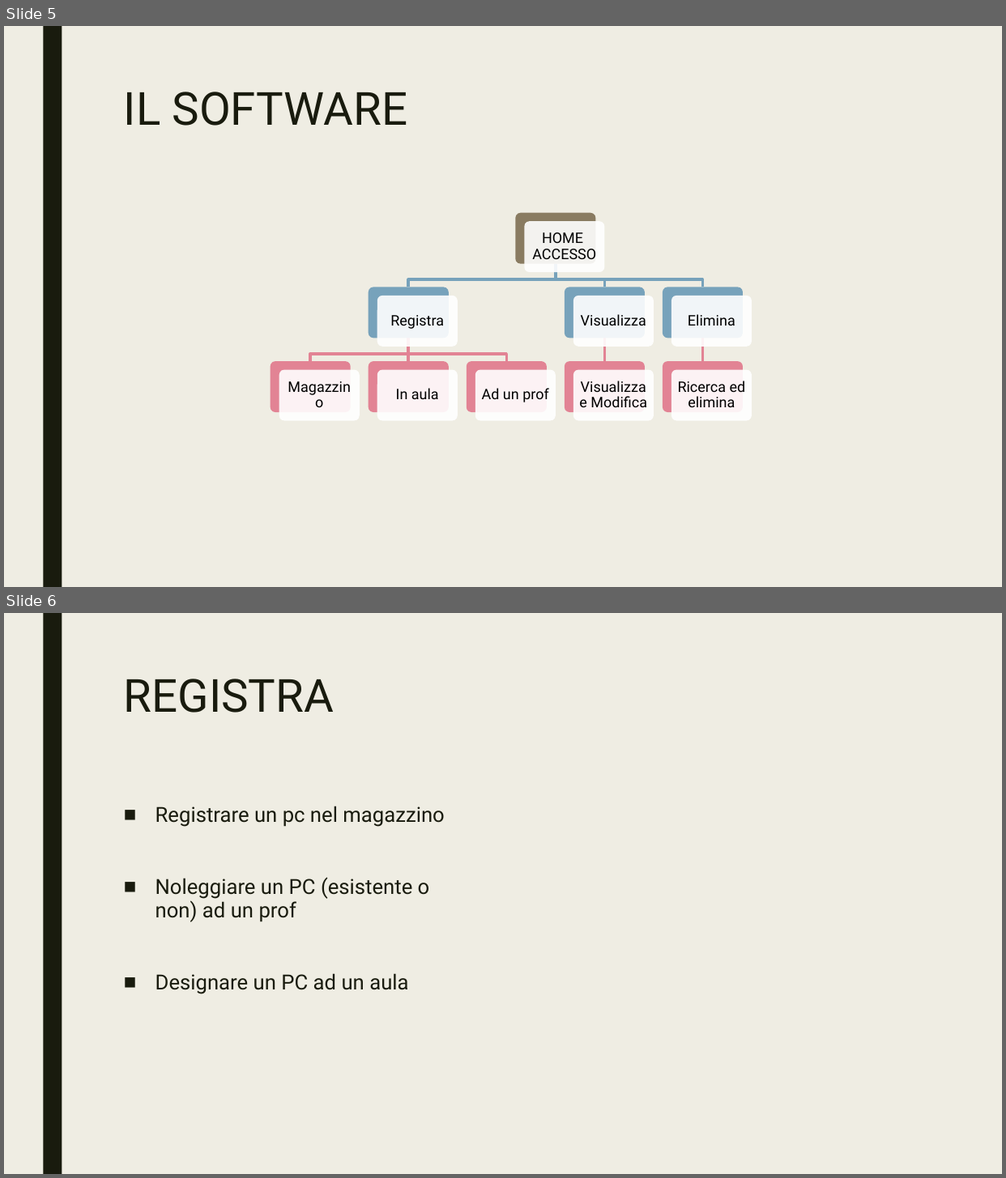
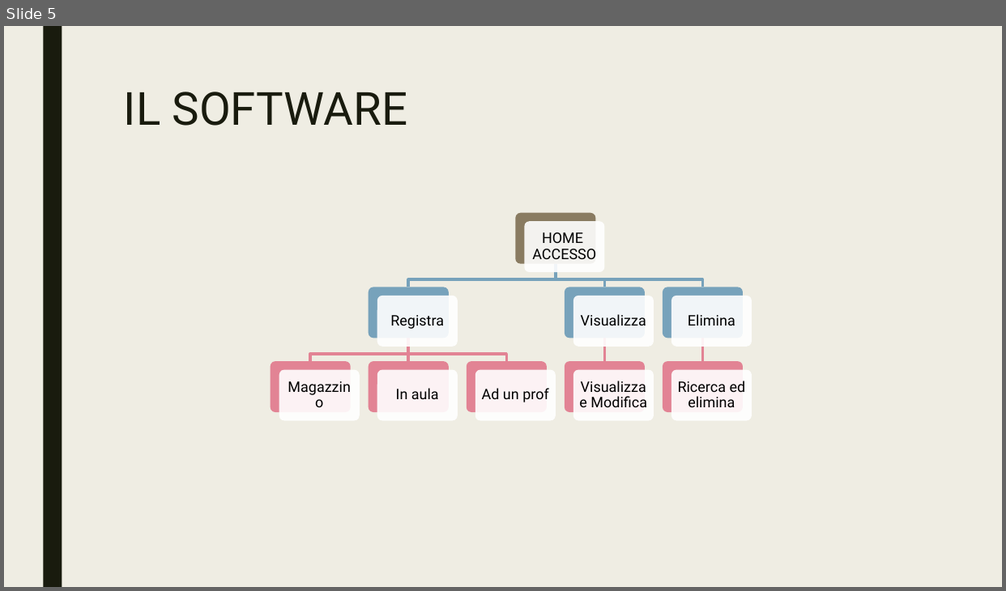
Before and after one commit to CamagniR/GestioneProgetto, a slide deck: DOCUMENTAZIONE/Presentazione GestioneProgetto.pptx. Shown one above the other, each under a label of ours: slides 5 and 6 before the commit, slide 5 after it. The pictures are 1006x1178 and 1006x591 pixels, drawn with LibreOffice and Linux fonts; fonts in the diff are those of the drawing. Boxes give left, top, right and bottom in pixels: in the first picture for what was removed or moved away, otherwise in the second. Text is boxed around its words. In the diff, an @@ line names an element or a change of style, - is before the commit and + after.

```diff
--- a/DOCUMENTAZIONE/Presentazione GestioneProgetto.pptx
+++ b/DOCUMENTAZIONE/Presentazione GestioneProgetto.pptx
@@ slide 6 removed at [4, 613, 1002, 1174], background #EFEDE3; not listed: 1 template element that a slide beside it also shows @@
@@ title removed at [124, 679, 334, 713] @@
-REGISTRA
@@ text removed at [155, 806, 444, 995] @@
-■ Registrare un pc nel magazzino
-■ Noleggiare un PC (esistente o non) ad un prof
-■ Designare un PC ad un aula
```
Also in this commit, not shown: 6 slides added, 1 other slide removed, 13 other files.
